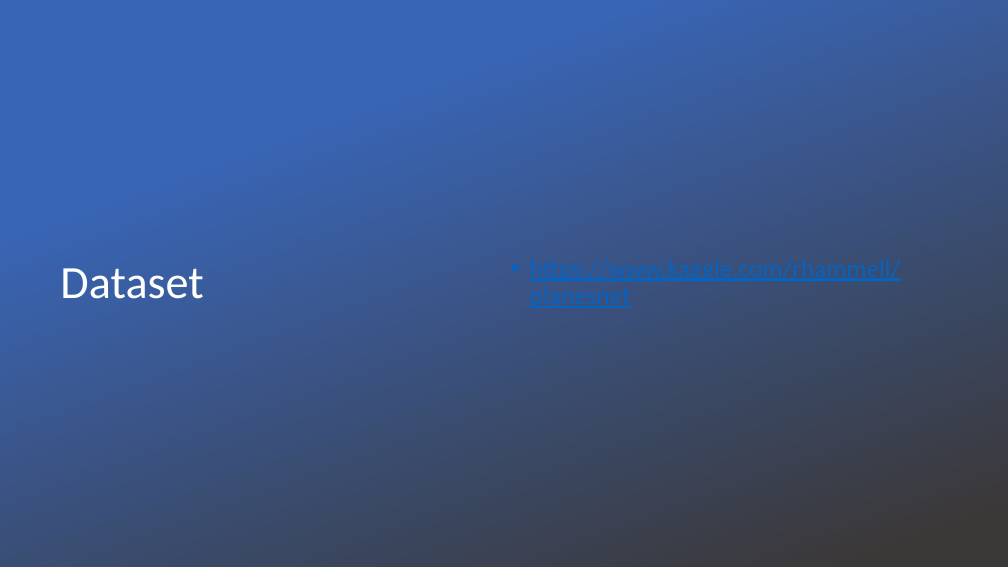
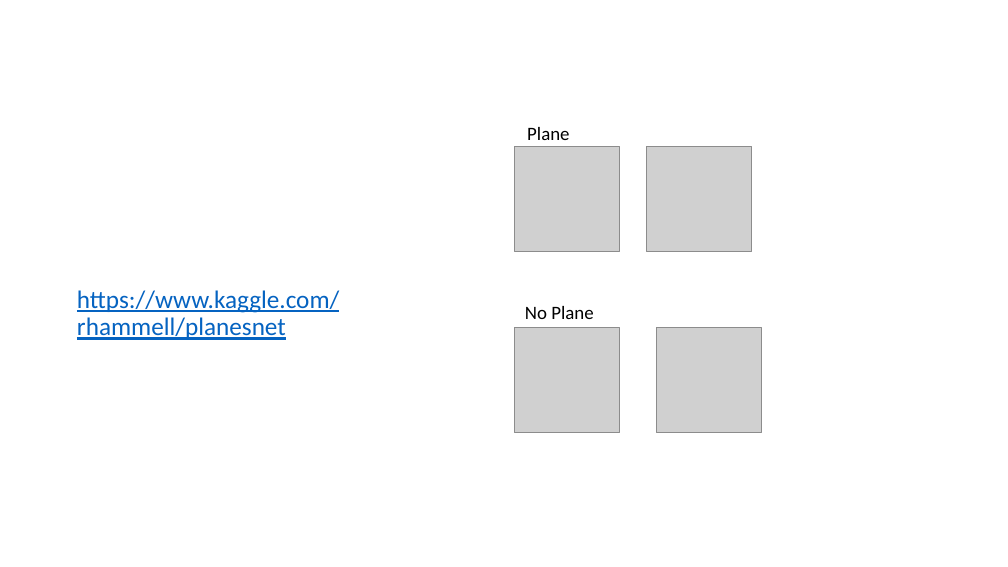
Before and after one commit to terrenceturner/End-to-end-plane-vision, a slide deck: slide 6 of Capstone2SlideDeck.pptx. Drawn at 1008x567 pixels with LibreOffice and Linux fonts; fonts in the diff are those of the drawing; grey boxes stand for pictures; background and template pictures are left out. Boxes give left, top, right and bottom in pixels: in the first picture for what was removed or moved away, otherwise in the second. Text is boxed around its words. In the diff, an @@ line names an element or a change of style, - is before the commit and + after.

```diff
--- a/Capstone2SlideDeck.pptx
+++ b/Capstone2SlideDeck.pptx
@@ rectangle removed at box(0, 0, 1008, 567) @@
@@ picture added at box(515, 147, 620, 252) @@
@@ text added at box(527, 127, 569, 140), 18 pt, text #000000 @@
+Plane
@@ picture added at box(647, 147, 752, 252) @@
@@ text "https://www.kaggle.com/rhammell/planesnet": place and size @@
-text "https://www.kaggle.com/rhammell/planesnet" at box(504, 67, 942, 499)
+text "https://www.kaggle.com/rhammell/planesnet" at box(77, 290, 339, 340)
@@ text "https://www.kaggle.com/rhammell/planesnet" at box(77, 290, 339, 340): bullet • to none @@
@@ title removed at box(60, 268, 203, 299) @@
-Dataset
@@ picture added at box(515, 327, 620, 433) @@
@@ text added at box(525, 306, 593, 319), 18 pt, text #000000 @@
+No Plane
@@ picture added at box(656, 327, 761, 433) @@
```
Also in this commit, not shown: 1 other slide changed, 1 slide added.
